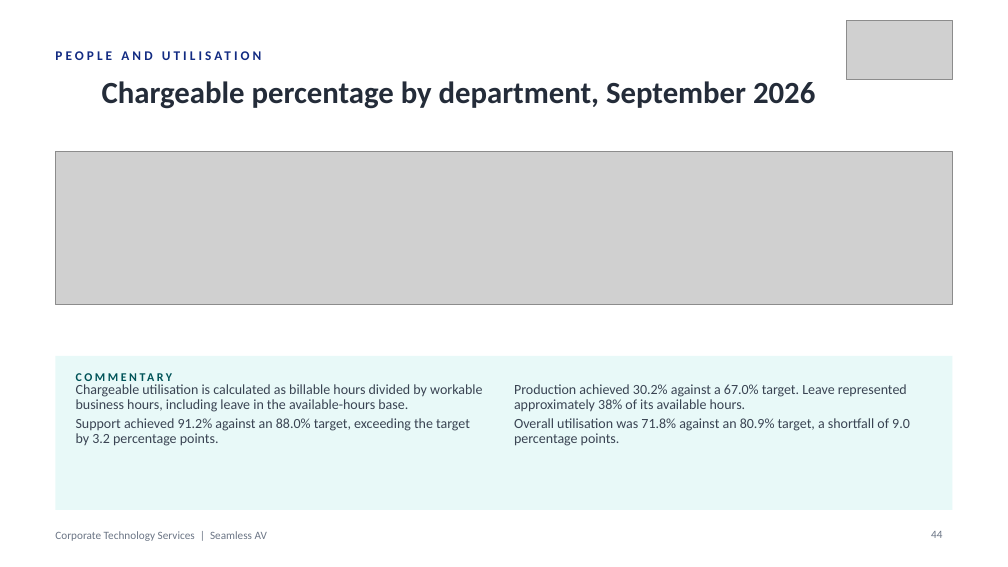
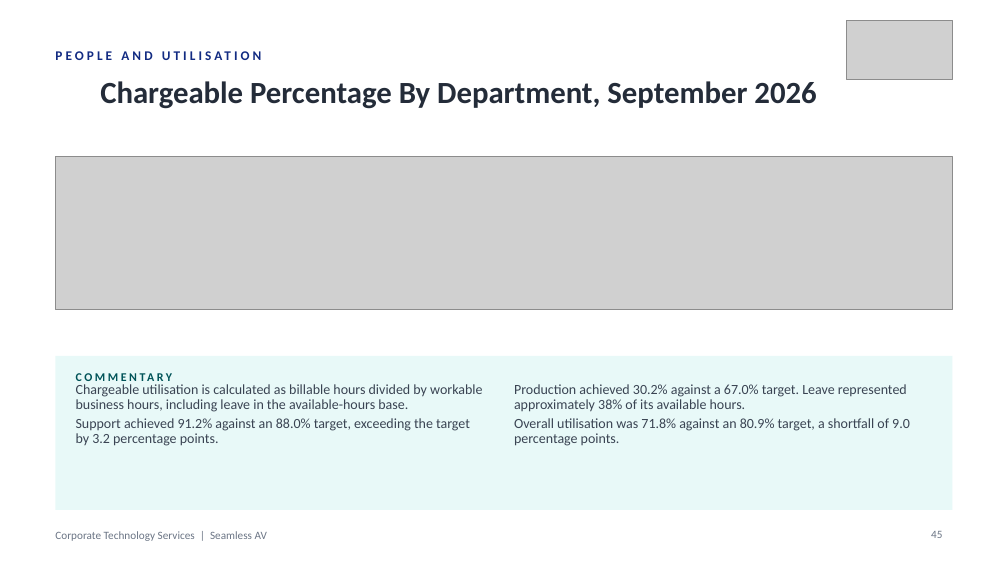
Before and after one commit to WesleyNelson-O33/Claude, a slide deck: slide 45 of deck/CTS Monthly Business Review - 30092026.pptx (slide 44 before the commit). Drawn at 1008x567 pixels with LibreOffice and Linux fonts; fonts in the diff are those of the drawing; grey boxes stand for pictures. Boxes give left, top, right and bottom in pixels: in the first picture for what was removed or moved away, otherwise in the second. Text is boxed around its words. In the diff, an @@ line names an element or a change of style, - is before the commit and + after.

```diff
--- a/deck/CTS Monthly Business Review - 30092026.pptx
+++ b/deck/CTS Monthly Business Review - 30092026.pptx
@@ text at [100, 81, 816, 109]: text changed @@
-Chargeable percentage by department, September 2026
+Chargeable Percentage By Department, September 2026
@@ picture: place and size @@
-picture at [55, 152, 953, 304]
+picture at [55, 157, 953, 309]
@@ page number at [931, 531, 942, 538]: text changed @@
-44
+45
```
Also in this commit, not shown: 43 other slides changed, 1 slide added, 17 other files.
